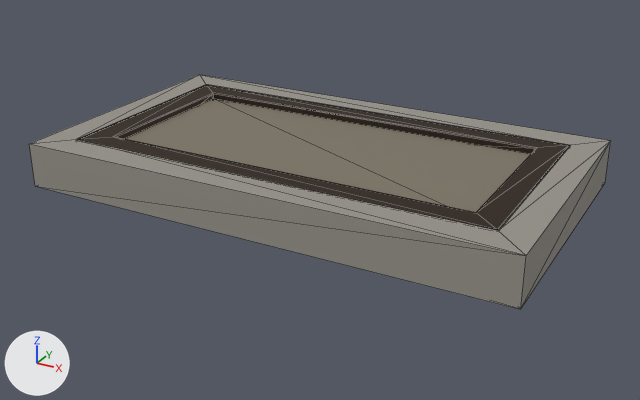
One commit to the glTF model production/assets/cloud-week/kerbs-covers/service_telecom.glb: the scene before it, then after it.
One viewpoint serves both versions: a camera (50 mm lens) standing at (0.351, -0.64, 0.265) and looking at (0.004, -0.009, -0.051). Every picture has the same lights, and +X, +Y and +Z are marked at lower left. The older version comes first. Mesh edges are drawn as thin lines.

In view in the first picture: 'frame', 'infill', 'mortar'.
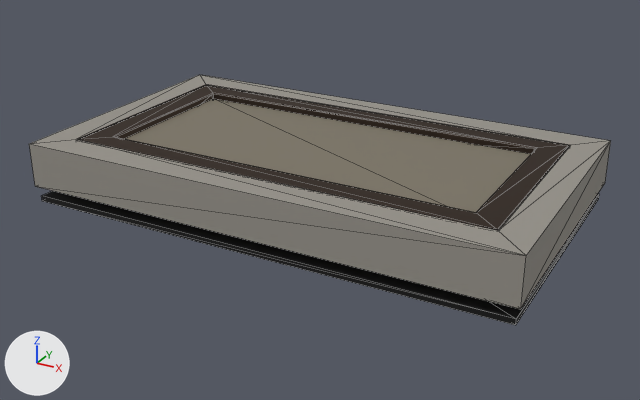
The change in detail:
Material 'pot_black' (mat_pot_black) is new.
Its base color is (0.00243, 0.00243, 0.00243) (black #080808).
Its roughness is 0.9.
Mesh me_floor is new.
It is a box spanning x -0.218..0.218, y -0.122..0.122, z -0.055..-0.05.
It uses material mat_pot_black (black #080808).
Object 'floor' (ob_floor) is new; it shows me_floor.
Its location is (0.0, 0.0, 0.0).

Changed parts and their boxes (x1, y1, x2, y2) in the pictures (640 x 400 px):
'floor', added: after (41, 191, 599, 325)
